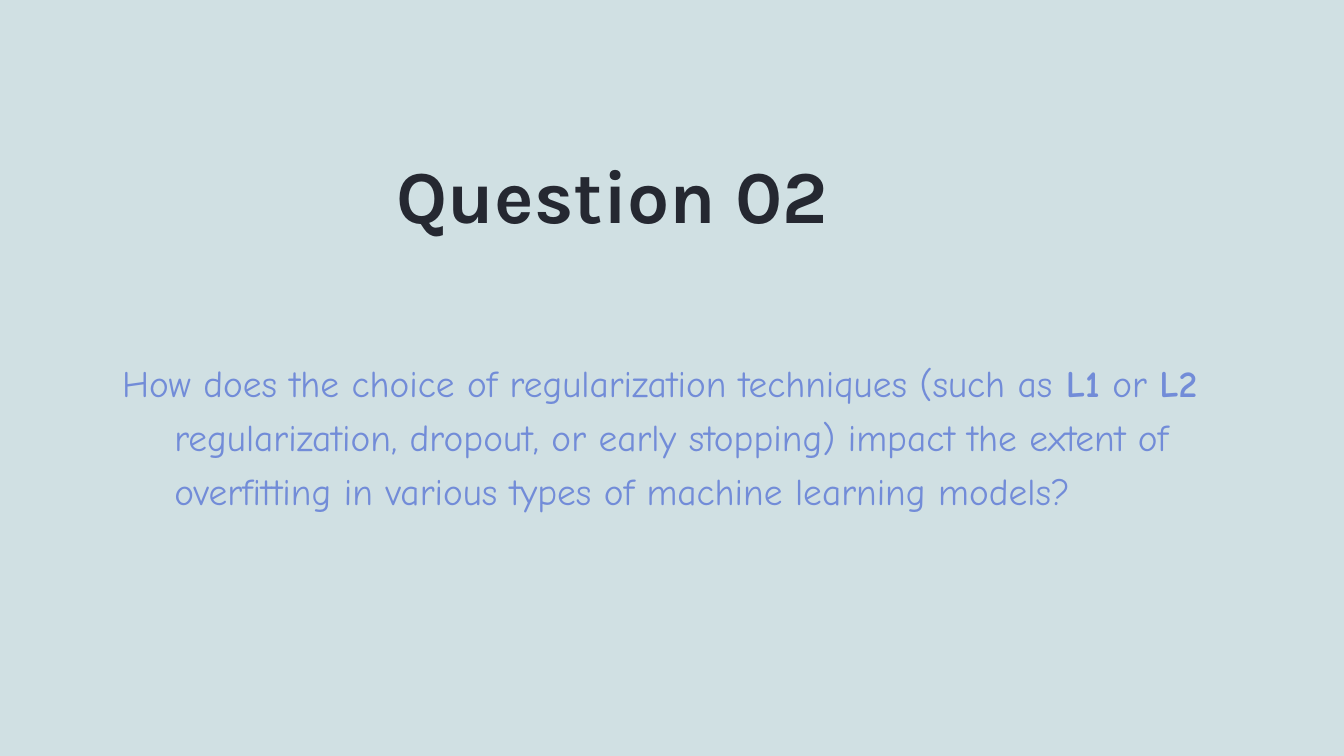
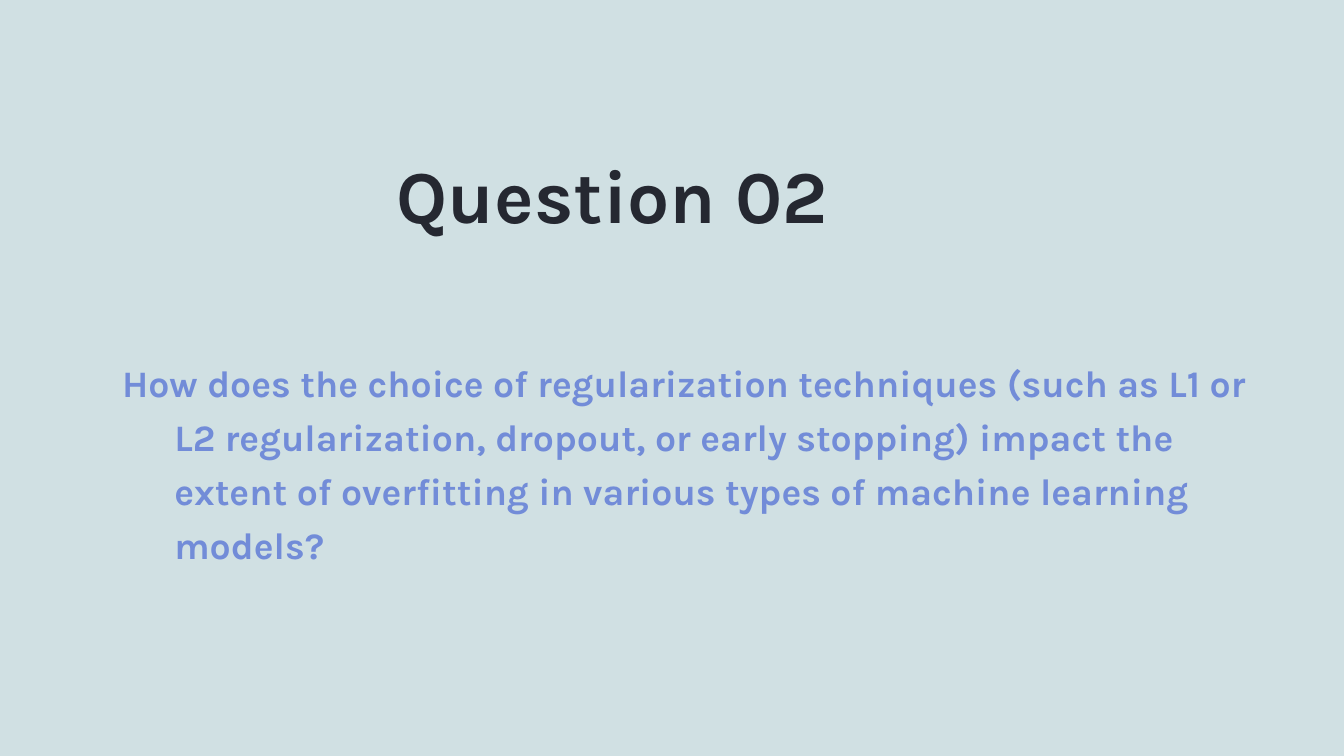
Before and after one commit to whalit/SFML-Project, a slide deck: slide 8 of PPT presentation.pptx. Drawn at 1344x756 pixels with LibreOffice and Linux fonts; fonts in the diff are those of the drawing; background and template pictures are left out. Boxes give left, top, right and bottom in pixels: in the first picture for what was removed or moved away, otherwise in the second. Text is boxed around its words. In the diff, an @@ line names an element or a change of style, - is before the commit and + after.

```diff
--- a/PPT presentation.pptx
+++ b/PPT presentation.pptx
@@ subtitle "How does the choice of ..." at bbox=[122, 369, 1246, 560]: font Comic Neue to Karla, bold on @@
```
Also in this commit, not shown: 5 other slides changed.
